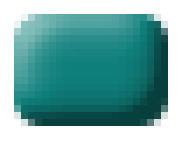
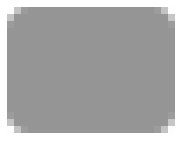
Layers edited between the first and the second 182 × 147 image:
hid "proc blue" over [14,14,168,126]
added layer "aura white" above "aura vert" over [7,7,175,133]
